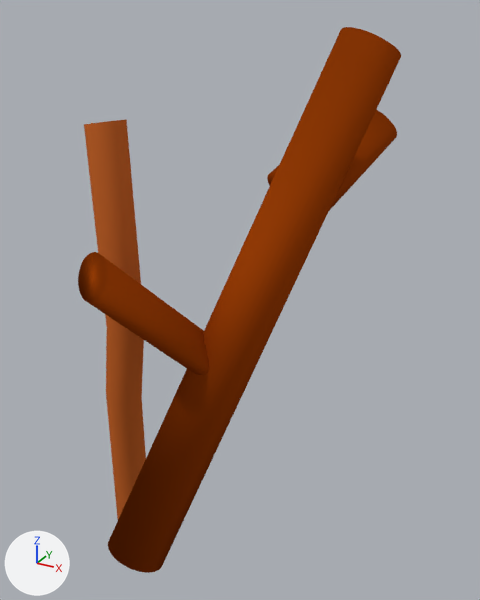
The Blender file Assets/branch.blend, before and after one commit.
One viewpoint serves both versions: a 50 mm lens placed at (1.03, -3.26, 0.87), pointed at (0.01, -1.41, -0.06). The lights are fixed; the arrows at lower left show +X, +Y and +Z.
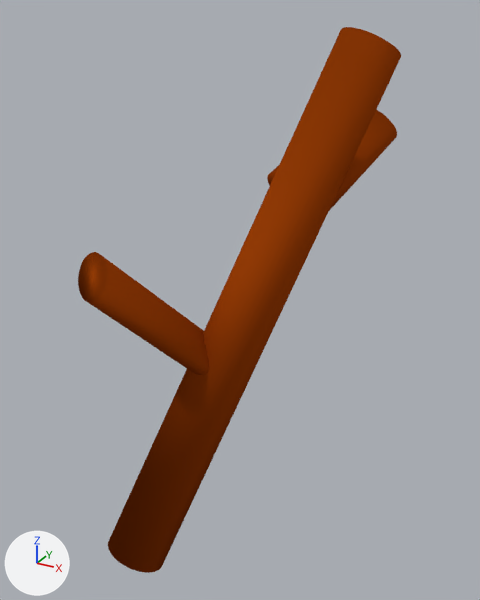
Pixel boxes [x1, y1, x2, y2] of what changed, in the pictures (480 x 600 px):
'Cylinder', deleted
    before: [84, 119, 146, 519]

The edits, one by one:
Object 'Cylinder' (ob_cylinder) is deleted.
